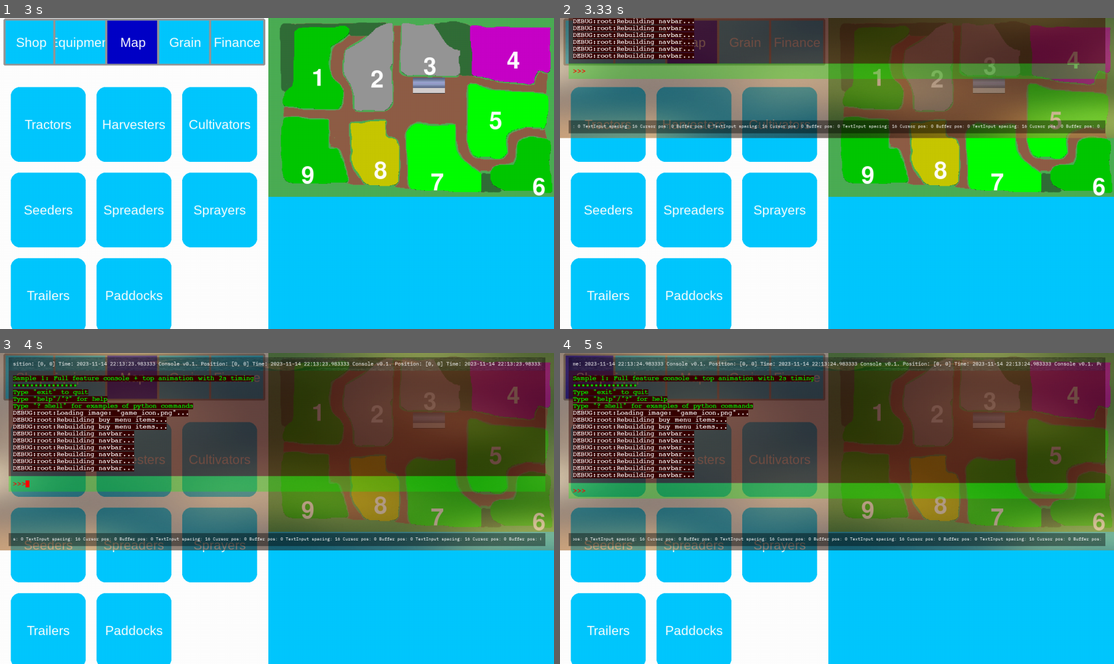
Above: before the commit, frames 1-4 (two rows, left to right).
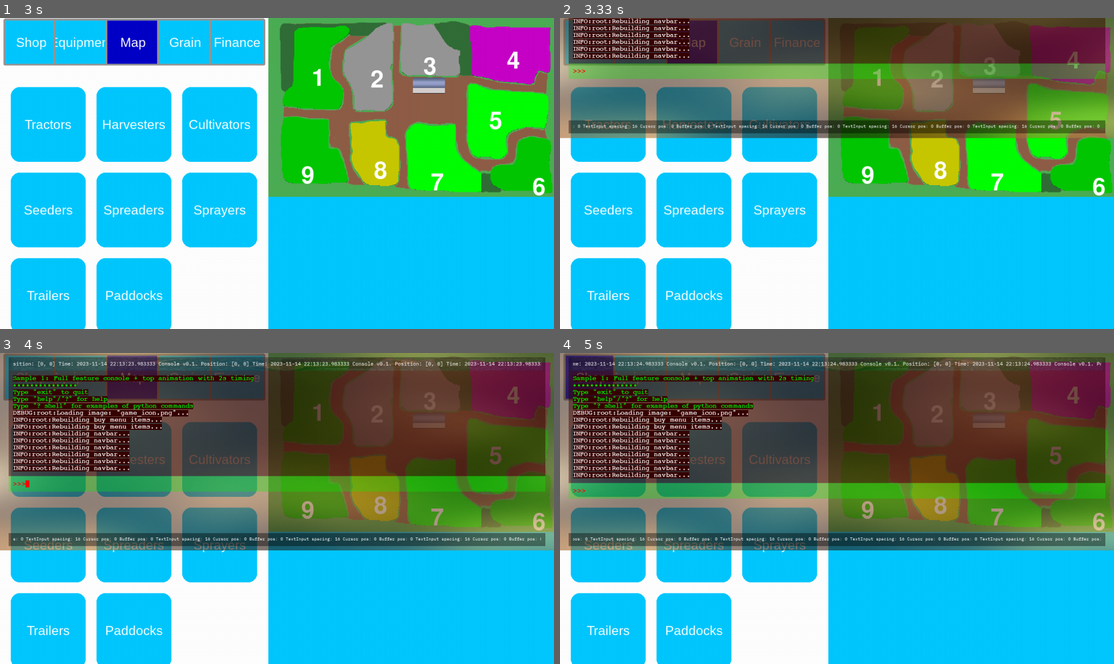
Above: after the commit, the same moments.

Repository: CaptainDeathead/Farm-CEO-ng
Game: pygame game, started from game/main.py
Two runs of this game, one before a commit and one after it. Both use one fixed random seed, a clock stepped at 60 frames per second and the inputs below.
Inputs (mouse positions are in pixels of both pictures, inside the frame that each line leads up to):
- Up to frame 1 (3 s): press the mouse at (221, 210) at 0.37 s; move the mouse to (238, 148) at 0.47 s; release the mouse at (254, 89) at 0.6 s; press the mouse at (132, 123) at 0.7 s; move the mouse to (105, 192) at 0.8 s; release the mouse at (83, 263) at 0.93 s; click (188, 55) at 1.05 s; click (83, 42) at 1.38 s; press the mouse at (188, 55) at 1.7 s; move the mouse to (193, 55) at 1.8 s; release the mouse at (199, 58) at 1.93 s; click (33, 42) at 2.05 s; press the mouse at (132, 210) at 2.37 s; move the mouse to (193, 133) at 2.47 s; release the mouse at (249, 55) at 2.6 s; click (132, 42) at 2.72 s
- Up to frame 2 (3.33 s): tap F1 at 3 s
- Up to frame 3 (4 s): tap Enter at 3.33 s; tap Page Down at 3.67 s
- Up to frame 4 (5 s): hold Right 4-4.47 s; click (593, 377) at 4.88 s

Frame 1 is identical in both runs. In frame 2, 1.3% of the frame differs, in the area x 2-25%, y 0-14%; in frame 3, 1.8%; in frame 4, 2.0%, in the area x 2-31%, y 20-41%.

Commit message:
Changed rebuild logs to info type ℹ️.

Diff:
--- a/game/UI/Menus/shop.py
+++ b/game/UI/Menus/shop.py
@@ -88,7 +88,7 @@
         self.buy_button.draw()
 
     def rebuild(self) -> None:
-        logging.debug("Rebuilding paddock buy menu...")
+        logging.info("Rebuilding paddock buy menu...")
         self.rendered_surface.fill((255, 255, 255), (0, 0, PANEL_WIDTH, self.rendered_surface.get_height() - 170)) # - 170 for back button below
 
         self.draw_can_buy()
@@ -242,7 +242,7 @@
         self.draw()
 
     def rebuild_buyscr(self) -> None:
-        logging.debug("Rebuilding equipment buy menu...")
+        logging.info("Rebuilding equipment buy menu...")
 
         self.product_images = []
         self.current_image = 0
@@ -297,7 +297,7 @@
         self.just_rebuilt = True
 
     def rebuild(self) -> None:
-        logging.debug("Rebuilding buy menu items...")
+        logging.info("Rebuilding buy menu items...")
 
         self.rendered_surface.fill((255, 255, 255, 255))
         self.buttons = []
--- a/game/UI/navbar.py
+++ b/game/UI/navbar.py
@@ -33,7 +33,7 @@
     def get_selected(self) -> int: return self.selected_button
 
     def rebuild(self, rebuild_buttons: bool = False) -> None:
-        logging.debug("Rebuilding navbar...")
+        logging.info("Rebuilding navbar...")
 
         self.rendered_surface.fill((255, 255, 255))
 
--- a/game/UI/panel.py
+++ b/game/UI/panel.py
@@ -37,7 +37,7 @@
         self.rebuild()
 
     def rebuild(self) -> None:
-        logging.debug("Rebuilding panel...")
+        logging.info("Rebuilding panel...")
 
         self.rendered_surface.fill((255, 255, 255))
 
--- a/game/main.py
+++ b/game/main.py
@@ -55,7 +55,7 @@
         if CONSOLE_BUILD: self.console: PygameConsole = PygameConsole(self, self.screen)
         else: self.console: SpoofedConsole = SpoofedConsole()
 
-        sys.stdout = self.console.write
+        sys.stdout = self.console
         logging.getLogger().addHandler(PygameConsoleHandler(self.console))
 
     def main(self) -> None:
